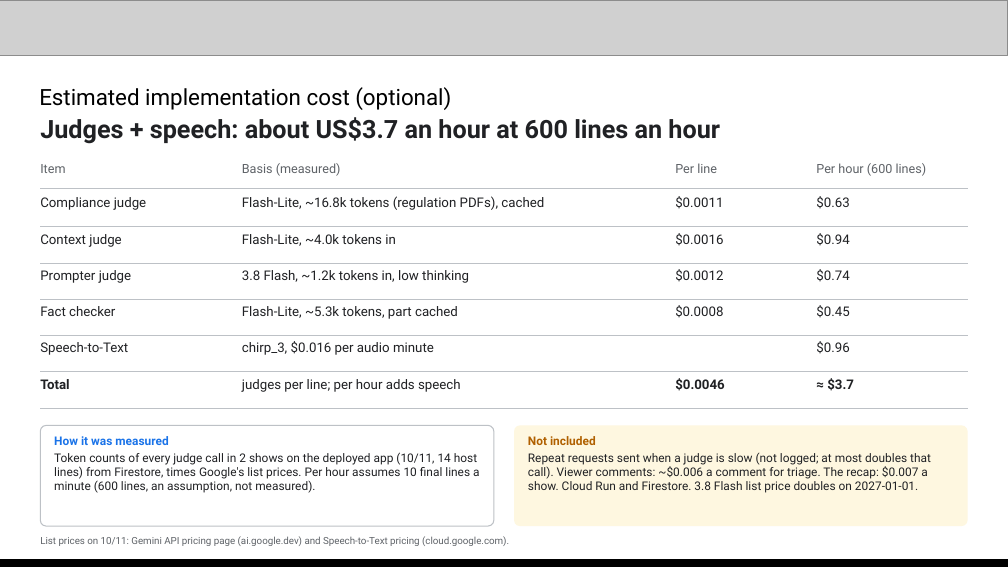
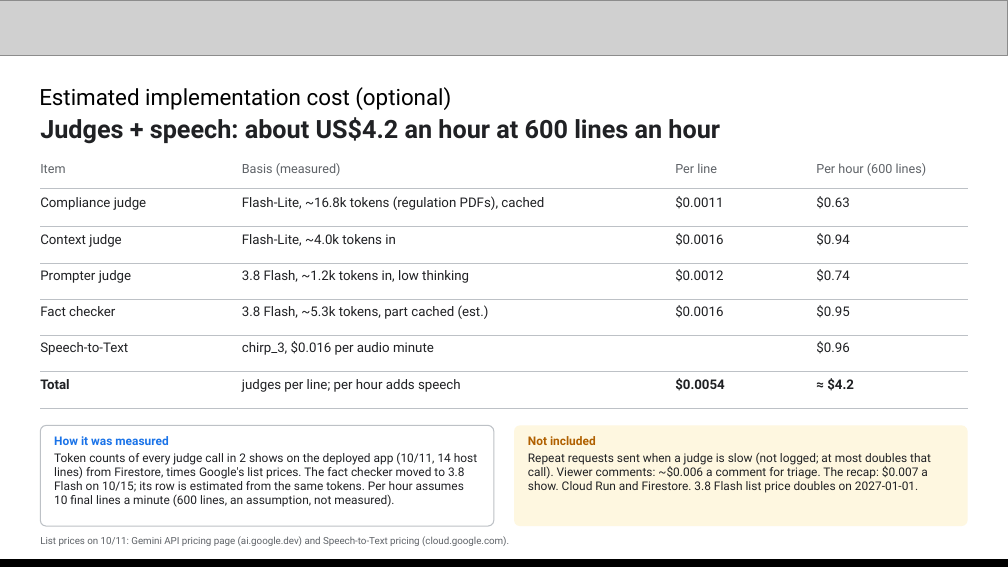
Before and after one commit to jwchoiKR/ai_builder_cup_uh, a slide deck: slide 9 of docs/decks/submission_1011.pptx. Drawn at 1008x567 pixels with LibreOffice and Linux fonts; fonts in the diff are those of the drawing; grey boxes stand for pictures. Boxes give left, top, right and bottom in pixels: in the first picture for what was removed or moved away, otherwise in the second. Text is boxed around its words. In the diff, an @@ line names an element or a change of style, - is before the commit and + after.

Commit message:
docs(decks): Update the submission deck to set 10 and 3.8 Flash
Performance slide on set 10 natural lines (96.3%, 0 false alerts,
judge call times), the fact checker on Gemini 3.8 Flash in the
architecture, technology and cost slides, one Cloud Run instance, and
the next steps after this round.

```diff
--- a/docs/decks/submission_1011.pptx
+++ b/docs/decks/submission_1011.pptx
@@ text at (40, 117, 720, 144): text changed @@
-Judges + speech: about US$3.7 an hour at 600 lines an hour
+Judges + speech: about US$4.2 an hour at 600 lines an hour
@@ text at (242, 305, 489, 319): text changed @@
-Flash-Lite, ~5.3k tokens, part cached
+3.8 Flash, ~5.3k tokens, part cached (est.)
@@ text at (675, 305, 723, 318): text changed @@
-$0.0008
+$0.0016
@@ text at (816, 305, 849, 318): text changed @@
-$0.45
+$0.95
@@ text at (675, 378, 724, 391): text changed @@
-$0.0046
+$0.0054
@@ text at (827, 378, 854, 391): text changed @@
-≈ $3.7
+≈ $4.2
@@ text in rounded rectangle at (54, 452, 477, 507): text changed @@
-Token counts of every judge call in 2 shows on the deployed app (10/11, 14 host lines) from Firestore, times Google's list prices. Per hour assumes 10 final lines a minute (600 lines, an assumption, not measured).
+Token counts of every judge call in 2 shows on the deployed app (10/11, 14 host lines) from Firestore, times Google's list prices. The fact checker moved to 3.8 Flash on 10/15; its row is estimated from the same tokens. Per hour assumes 10 final lines a minute (600 lines, an assumption, not measured).
```
Also in this commit, not shown: 5 other slides changed, 1 other file.
